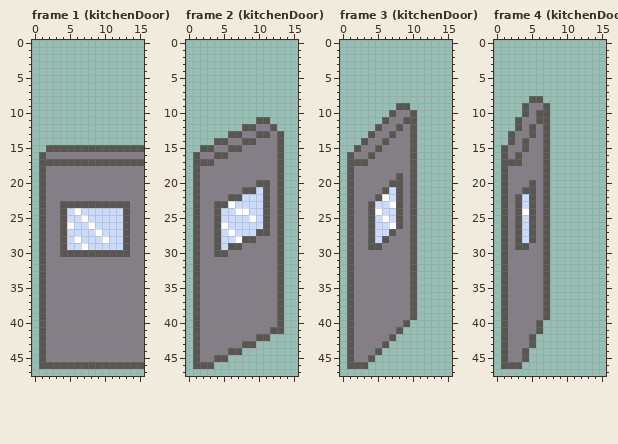
Pixel-art file, stored at art/doors.aseprite. The first picture shows the starting point.
16x48 pixels, 5 frames. Shown: frame 1 (kitchenDoor), frame 2 (kitchenDoor), frame 3 (kitchenDoor), frame 4 (kitchenDoor). The commit also changed other frames, which this record leaves out.
Now the later version:
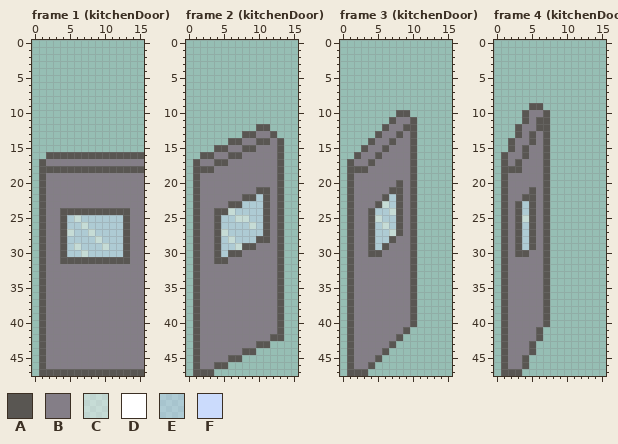
Palette (. is transparent): A #595652  B #847e87  C #ffffff75  D #ffffff  E #cbdbfc72  F #cbdbfc
What changed:
--- frame 1 (kitchenDoor)
@@ x 0..15 @@
 14 ................
-15 ..AAAAAAAAAAAAAA
-16 .ABBBBBBBBBBBBBB
-17 .AAAAAAAAAAAAAAA
-18 .ABBBBBBBBBBBBBB
+15 ................
+16 ..AAAAAAAAAAAAAA
+17 .ABBBBBBBBBBBBBB
+18 .AAAAAAAAAAAAAAA
 19 .ABBBBBBBBBBBBBB
@@ x 0..15 @@
 22 .ABBBBBBBBBBBBBB
-23 .ABBAAAAAAAAAABB
-24 .ABBAFDFFFFFFABB
-25 .ABBAFFDFFFFFABB
-26 .ABBADFFDFFFFABB
-27 .ABBAFFFFDFFFABB
-28 .ABBAFDFFFDFFABB
-29 .ABBAFFDFFFFFABB
-30 .ABBAAAAAAAAAABB
-31 .ABBBBBBBBBBBBBB
+23 .ABBBBBBBBBBBBBB
+24 .ABBAAAAAAAAAABB
+25 .ABBAECEEEEEEABB
+26 .ABBAEECEEEEEABB
+27 .ABBACEECEEEEABB
+28 .ABBAEEEECEEEABB
+29 .ABBAECEEECEEABB
+30 .ABBAEECEEEEEABB
+31 .ABBAAAAAAAAAABB
 32 .ABBBBBBBBBBBBBB
@@ x 0..15 @@
 45 .ABBBBBBBBBBBBBB
-46 .AAAAAAAAAAAAAAA
-47 ................
+46 .ABBBBBBBBBBBBBB
+47 .AAAAAAAAAAAAAAA
--- frame 2 (kitchenDoor)
@@ x 0..15 @@
 10 ................
-11 ..........AA....
-12 ........AABBA...
-13 ......AABBAABA..
-14 ....AABBAABBBA..
-15 ..AABBAABBBBBA..
-16 .ABBAABBBBBBBA..
-17 .AAABBBBBBBBBA..
-18 .ABBBBBBBBBBBA..
+11 ................
+12 ..........AA....
+13 ........AABBA...
+14 ......AABBAABA..
+15 ....AABBAABBBA..
+16 ..AABBAABBBBBA..
+17 .ABBAABBBBBBBA..
+18 .AAABBBBBBBBBA..
 19 .ABBBBBBBBBBBA..
-20 .ABBBBBBBBAABA..
-21 .ABBBBBBAAFABA..
-22 .ABBBBAAFFFABA..
-23 .ABBAADFFFFABA..
-24 .ABBAFFDDFFABA..
-25 .ABBAFFFFDFABA..
-26 .ABBADFFFFFABA..
-27 .ABBAFDFFFAABA..
-28 .ABBAFFDAABBBA..
-29 .ABBAFAABBBBBA..
-30 .ABBAABBBBBBBA..
-31 .ABBBBBBBBBBBA..
+20 .ABBBBBBBBBBBA..
+21 .ABBBBBBBBAABA..
+22 .ABBBBBBAAEABA..
+23 .ABBBBAAEEEABA..
+24 .ABBAACEEEEABA..
+25 .ABBAEECCEEABA..
+26 .ABBAEEEECEABA..
+27 .ABBACEEEEEABA..
+28 .ABBAECEEEAABA..
+29 .ABBAEECAABBBA..
+30 .ABBAEAABBBBBA..
+31 .ABBAABBBBBBBA..
 32 .ABBBBBBBBBBBA..
@@ x 0..15 @@
 40 .ABBBBBBBBBBBA..
-41 .ABBBBBBBBBBAA..
-42 .ABBBBBBBBAA....
-43 .ABBBBBBAA......
-44 .ABBBBAA........
-45 .ABBAA..........
-46 .AAA............
-47 ................
+41 .ABBBBBBBBBBBA..
+42 .ABBBBBBBBBBAA..
+43 .ABBBBBBBBAA....
+44 .ABBBBBBAA......
+45 .ABBBBAA........
+46 .ABBAA..........
+47 .AAA............
--- frame 3 (kitchenDoor)
@@ x 0..15 @@
  8 ................
- 9 ........AA......
-10 .......ABBA.....
-11 ......ABBAA.....
-12 .....ABBABA.....
-13 ....ABBABBA.....
-14 ...ABBABBBA.....
-15 ..ABBABBBBA.....
-16 .ABBABBBBBA.....
-17 .AAABBBBBBA.....
-18 .ABBBBBBBBA.....
-19 .ABBBBBBABA.....
-20 .ABBBBBAABA.....
-21 .ABBBBAFABA.....
-22 .ABBBADFABA.....
-23 .ABBAFFDABA.....
-24 .ABBADFFABA.....
-25 .ABBAFDFABA.....
-26 .ABBAFFDABA.....
-27 .ABBAFFABBA.....
-28 .ABBAFABBBA.....
-29 .ABBAABBBBA.....
-30 .ABBBBBBBBA.....
+ 9 ................
+10 ........AA......
+11 .......ABBA.....
+12 ......ABBAA.....
+13 .....ABBABA.....
+14 ....ABBABBA.....
+15 ...ABBABBBA.....
+16 ..ABBABBBBA.....
+17 .ABBABBBBBA.....
+18 .AAABBBBBBA.....
+19 .ABBBBBBBBA.....
+20 .ABBBBBBABA.....
+21 .ABBBBBAABA.....
+22 .ABBBBAEABA.....
+23 .ABBBACEABA.....
+24 .ABBAEECABA.....
+25 .ABBACEEABA.....
+26 .ABBAECEABA.....
+27 .ABBAEECABA.....
+28 .ABBAEEABBA.....
+29 .ABBAEABBBA.....
+30 .ABBAABBBBA.....
 31 .ABBBBBBBBA.....
@@ x 0..15 @@
 39 .ABBBBBBBBA.....
-40 .ABBBBBBBA......
-41 .ABBBBBBA.......
-42 .ABBBBBA........
-43 .ABBBBA.........
-44 .ABBBA..........
-45 .ABBA...........
-46 .AAA............
-47 ................
+40 .ABBBBBBBBA.....
+41 .ABBBBBBBA......
+42 .ABBBBBBA.......
+43 .ABBBBBA........
+44 .ABBBBA.........
+45 .ABBBA..........
+46 .ABBA...........
+47 .AAA............
--- frame 4 (kitchenDoor)
@@ x 0..9 @@
  7 ..........
- 8 .....AA...
- 9 ....ABBA..
-10 ....ABAA..
-11 ...ABBAA..
-12 ...ABABA..
-13 ..ABBABA..
-14 ..ABABBA..
-15 .ABBABBA..
-16 .ABABBBA..
-17 .AAABBBA..
-18 .ABBBBBA..
+ 8 ..........
+ 9 .....AA...
+10 ....ABBA..
+11 ....ABAA..
+12 ...ABBAA..
+13 ...ABABA..
+14 ..ABBABA..
+15 ..ABABBA..
+16 .ABBABBA..
+17 .ABABBBA..
+18 .AAABBBA..
 19 .ABBBBBA..
-20 .ABBBABA..
-21 .ABBAABA..
-22 .ABAFABA..
-23 .ABAFABA..
-24 .ABADABA..
-25 .ABAFABA..
-26 .ABAFABA..
-27 .ABAFABA..
-28 .ABAFABA..
-29 .ABAABBA..
-30 .ABBBBBA..
+20 .ABBBBBA..
+21 .ABBBABA..
+22 .ABBAABA..
+23 .ABAEABA..
+24 .ABAEABA..
+25 .ABACABA..
+26 .ABAEABA..
+27 .ABAEABA..
+28 .ABAEABA..
+29 .ABAEABA..
+30 .ABAABBA..
 31 .ABBBBBA..
@@ x 0..9 @@
 39 .ABBBBBA..
-40 .ABBBBA...
+40 .ABBBBBA..
 41 .ABBBBA...
-42 .ABBBA....
+42 .ABBBBA...
 43 .ABBBA....
-44 .ABBA.....
+44 .ABBBA....
 45 .ABBA.....
-46 .AAA......
-47 ..........
+46 .ABBA.....
+47 .AAA......
Changed places in both pictures, as pixel boxes (x1, y1, x2, y2):
changed: (39, 145, 144, 264)
changed: (39, 362, 144, 376)
changed: (193, 117, 284, 264)
changed: (193, 327, 284, 376)
changed: (347, 103, 417, 257)
changed: (347, 320, 417, 376)
changed: (501, 96, 550, 257)
changed: (501, 320, 550, 376)
